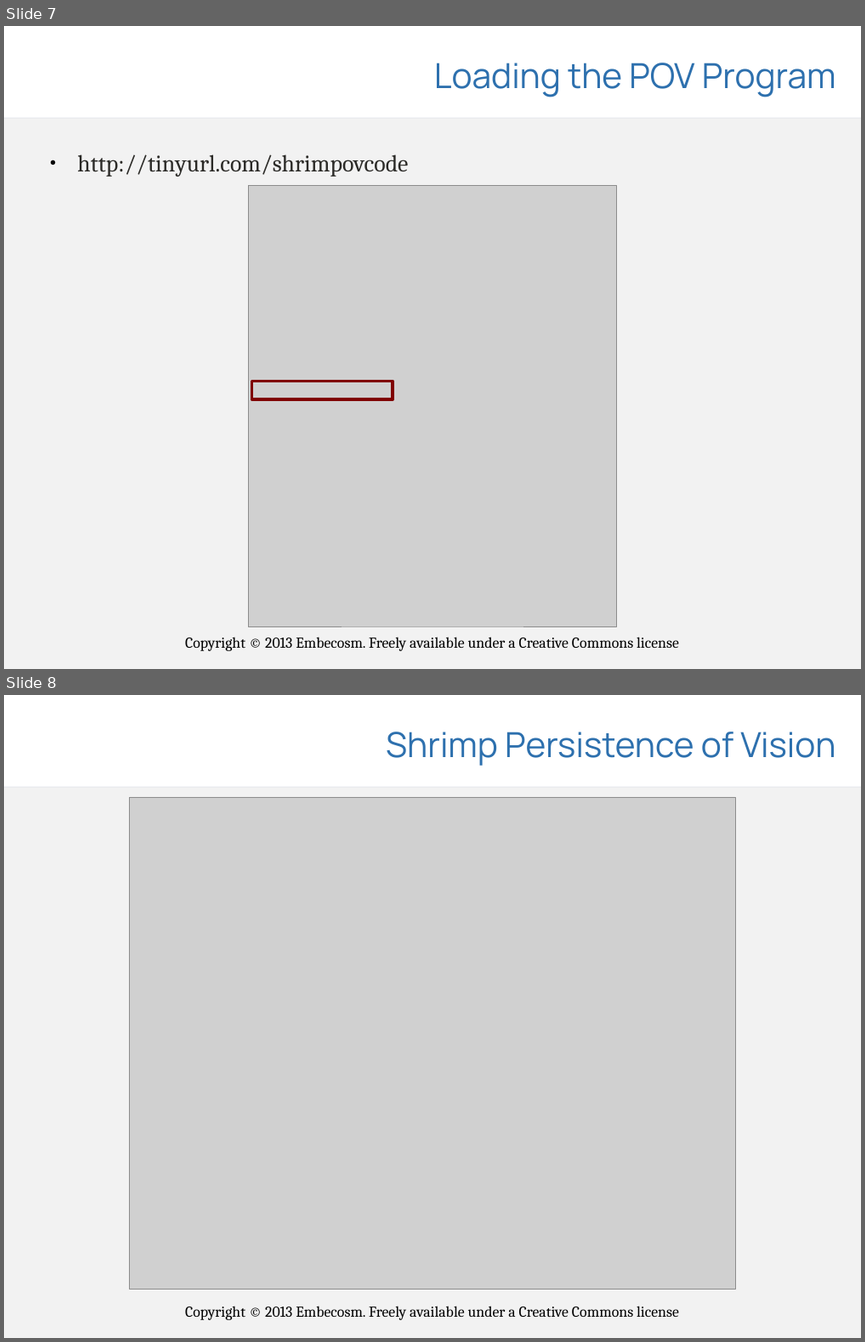
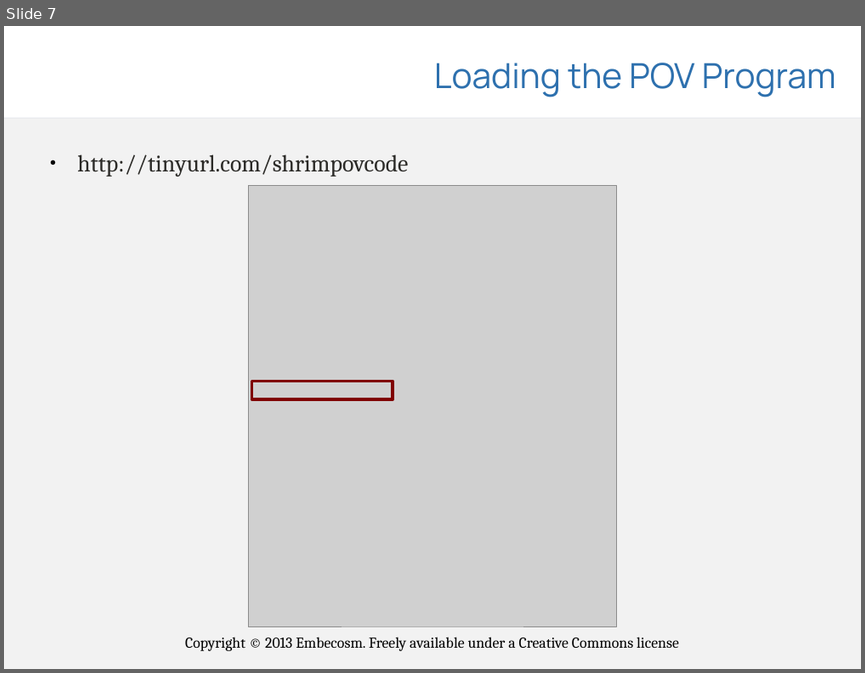
Before and after one commit to embecosm/shrimp-pov, a slide deck: presentations/shrimp-pov.odp. Shown one above the other, each under a label of ours: slides 7 and 8 before the commit, slide 7 after it. The pictures are 865x1342 and 865x673 pixels, drawn with LibreOffice and Linux fonts; fonts in the diff are those of the drawing; grey boxes stand for pictures; background and template pictures are left out. Boxes give left, top, right and bottom in pixels: in the first picture for what was removed or moved away, otherwise in the second. Text is boxed around its words. In the diff, an @@ line names an element or a change of style, - is before the commit and + after.

```diff
--- a/presentations/shrimp-pov.odp
+++ b/presentations/shrimp-pov.odp
@@ slide 8 removed at [4,695,861,1338], background #FFFFFF; not listed: 4 template elements that a slide beside it also shows @@
@@ title removed at [386,732,835,766] @@
-Shrimp Persistence of Vision
@@ picture removed at [129,797,736,1289] @@
```
Also in this commit, not shown: 3 slides changed, 1 slide added, 1 other slide removed, 11 other files.
